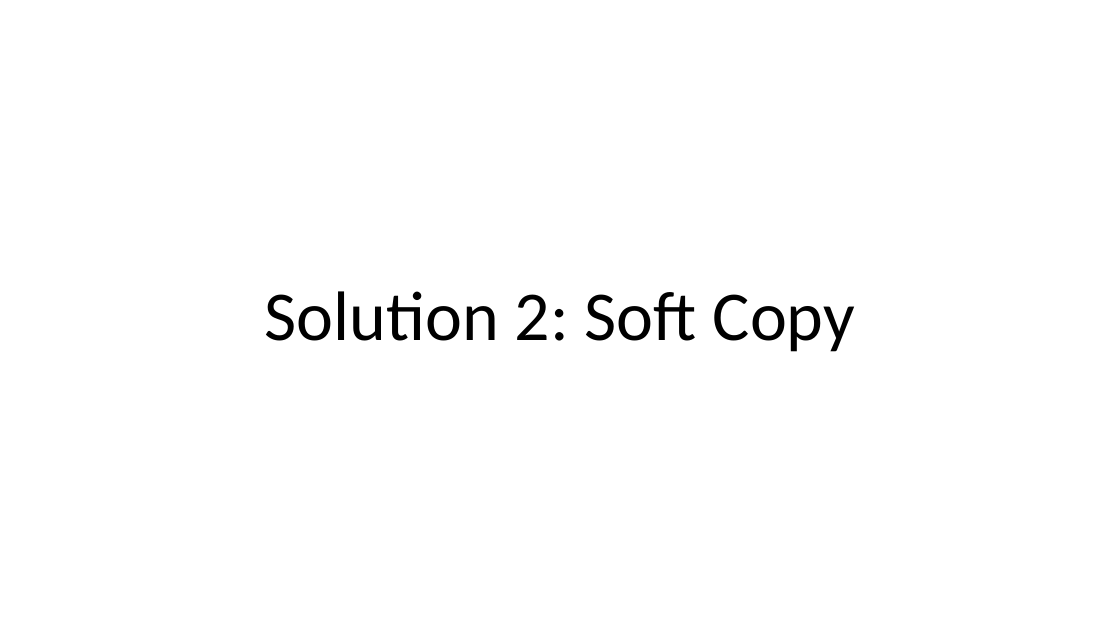
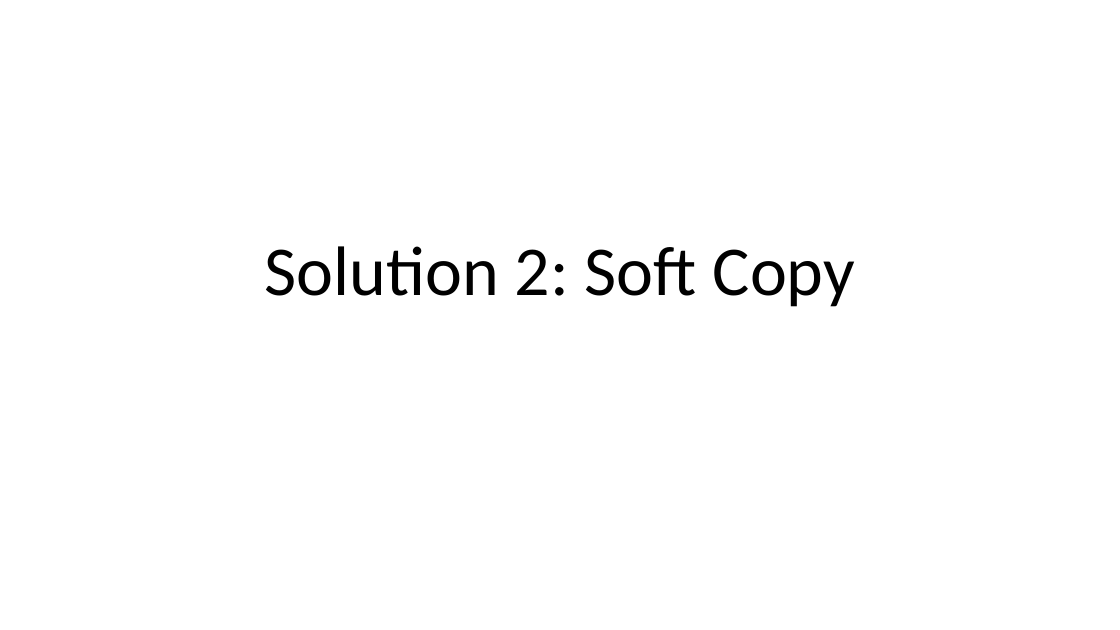
Before and after one commit to dayekuaipao/CPPLearning, a slide deck: slide 13 of week11/Lecture11.pptx. Drawn at 1120x630 pixels with LibreOffice and Linux fonts; fonts in the diff are those of the drawing; background and template pictures are left out. Boxes give left, top, right and bottom in pixels: in the first picture for what was removed or moved away, otherwise in the second. Text is boxed around its words. In the diff, an @@ line names an element or a change of style, - is before the commit and + after.

```diff
--- a/week11/Lecture11.pptx
+++ b/week11/Lecture11.pptx
@@ title "Solution 2: Soft Copy": place and size @@
-title "Solution 2: Soft Copy" at <box>265,291,855,352</box>
+title "Solution 2: Soft Copy" at <box>265,246,855,307</box>
```
Also in this commit, not shown: 7 other slides changed, 3 other files.
